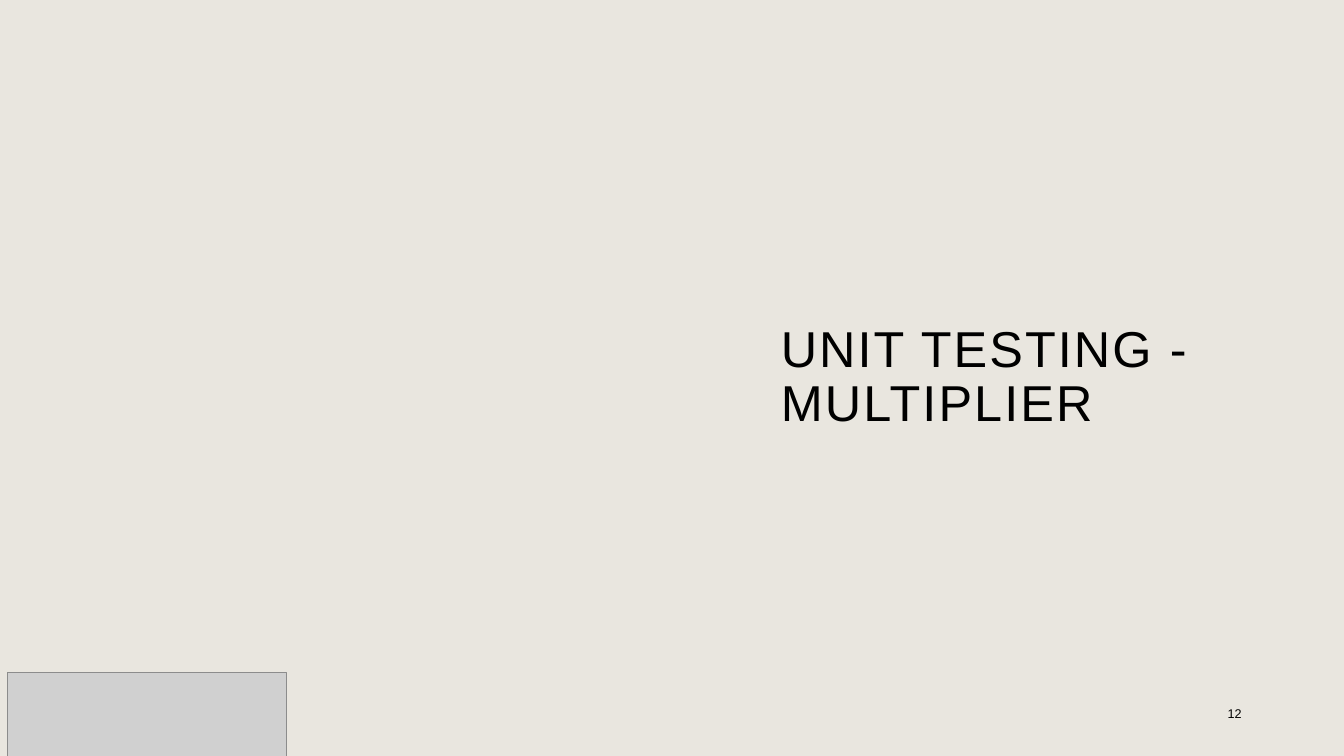
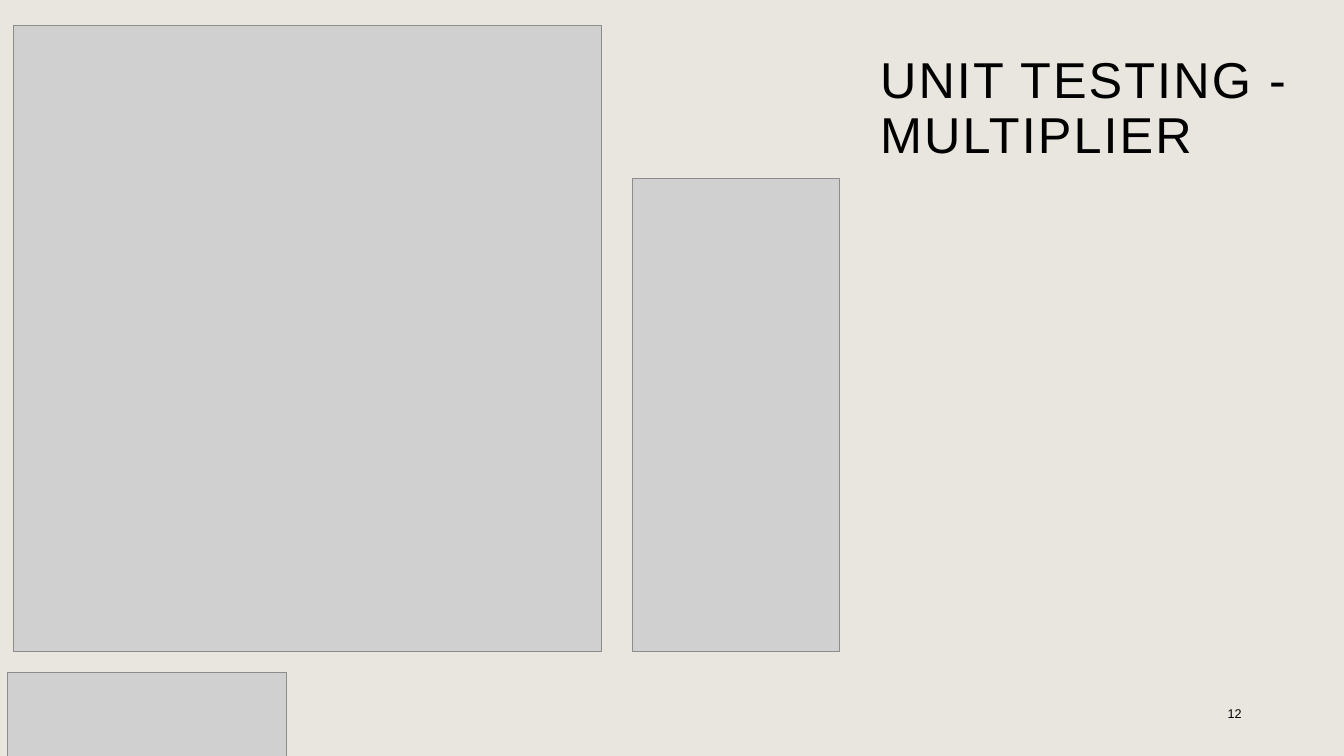
Before and after one commit to AmaanMujawar/EEE381_IIP-Hardware-Accelerator-for-RISCV-Processor, a slide deck: slide 12 of Documents/Public Engagement/PublicEngagementActivity.pptx. Drawn at 1344x756 pixels with LibreOffice and Linux fonts; fonts in the diff are those of the drawing; grey boxes stand for pictures; background and template pictures are left out. Boxes give left, top, right and bottom in pixels: in the first picture for what was removed or moved away, otherwise in the second. Text is boxed around its words. In the diff, an @@ line names an element or a change of style, - is before the commit and + after.

```diff
--- a/Documents/Public Engagement/PublicEngagementActivity.pptx
+++ b/Documents/Public Engagement/PublicEngagementActivity.pptx
@@ picture added at <box>13,25,602,651</box> @@
@@ title "UNIT TESTING - MULTIPLIER": place and size @@
-title "UNIT TESTING - MULTIPLIER" at <box>781,331,1152,422</box>
+title "UNIT TESTING - MULTIPLIER" at <box>880,62,1251,154</box>
@@ picture added at <box>632,178,839,652</box> @@
```
Also in this commit, not shown: 3 other slides changed.
